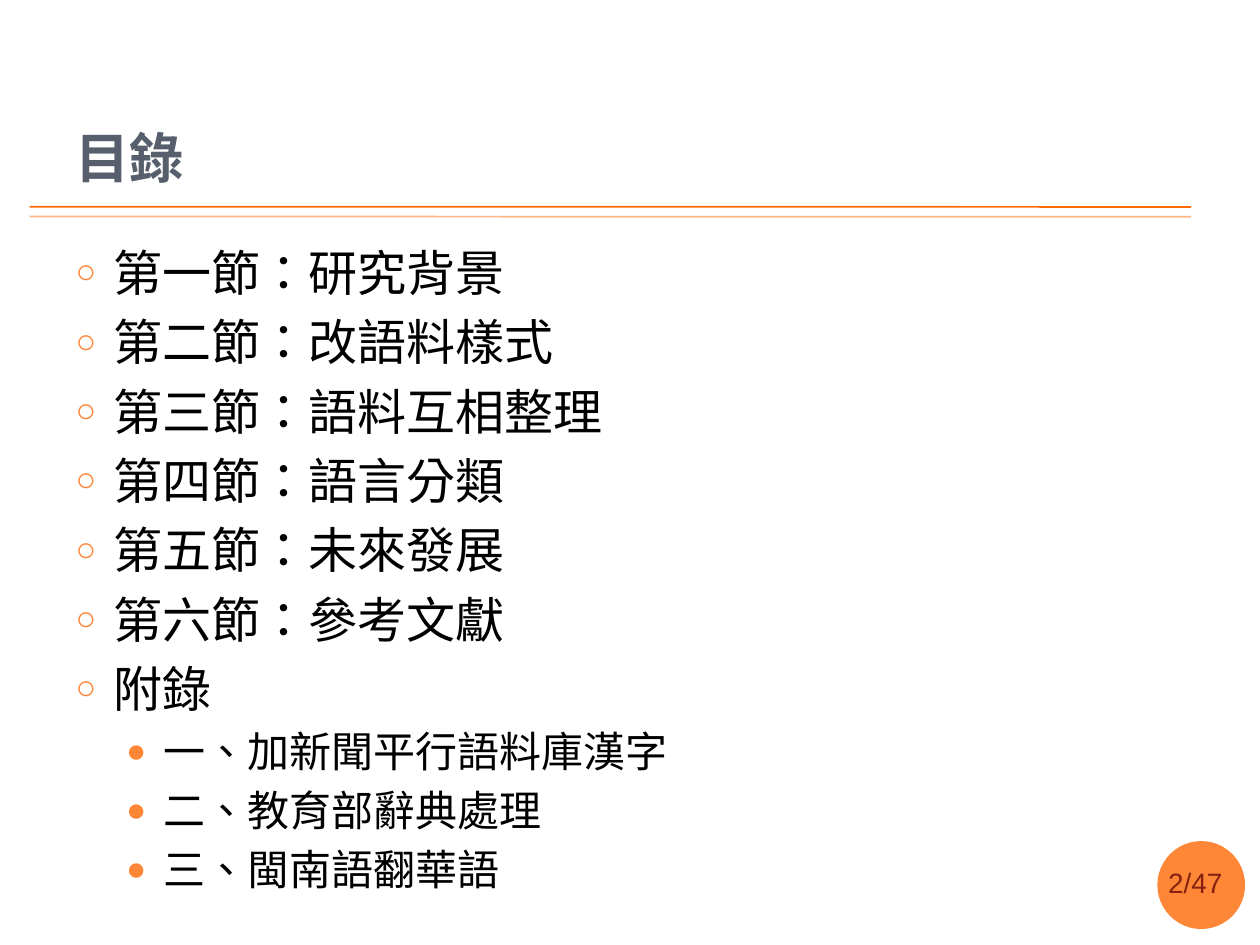
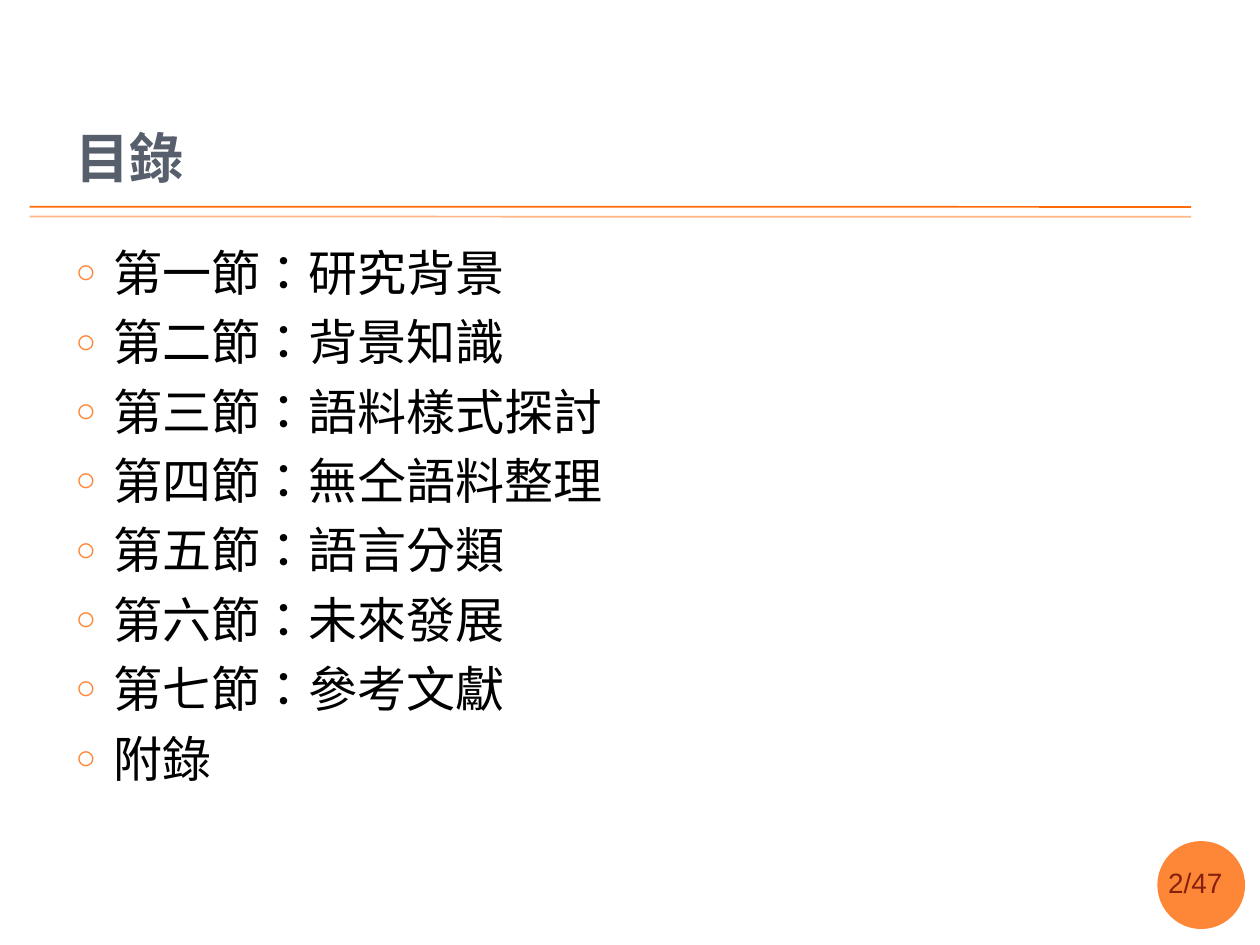
Before and after one commit to sih4sing5hong5/po3-ko3_tau5-iann2-phinn3, a slide deck: slide 2 of 翻譯報告.pptx. Drawn at 1260x945 pixels with LibreOffice and Linux fonts; fonts in the diff are those of the drawing; background and template pictures are left out. Boxes give left, top, right and bottom in pixels: in the first picture for what was removed or moved away, otherwise in the second. Text is boxed around its words. In the diff, an @@ line names an element or a change of style, - is before the commit and + after.

```diff
--- a/翻譯報告.pptx
+++ b/翻譯報告.pptx
@@ text at bbox=[113, 318, 602, 711]: text changed @@
-○ 第二節：改語料樣式
-○ 第三節：語料互相整理
-○ 第四節：語言分類
-○ 第五節：未來發展
-○ 第六節：參考文獻
+○ 第二節：背景知識
+○ 第三節：語料樣式探討
+○ 第四節：無仝語料整理
+○ 第五節：語言分類
+○ 第六節：未來發展
+○ 第七節：參考文獻
@@ text at bbox=[164, 731, 668, 889]: paragraphs removed @@
-  ● 一、加新聞平行語料庫漢字
-  ● 二、教育部辭典處理
-  ● 三、閩南語翻華語
```
Also in this commit, not shown: 4 other slides changed, 2 slides added.
